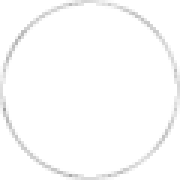
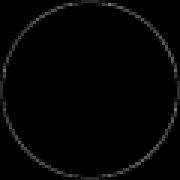
Two versions of the same layered image (180 × 180). Layer-by-layer changes:
renamed "New Layer" to "Pasted Layer", painted on it over (x1=0, y1=0, x2=180, y2=180)
painted on "Background" over (x1=0, y1=0, x2=180, y2=180)
